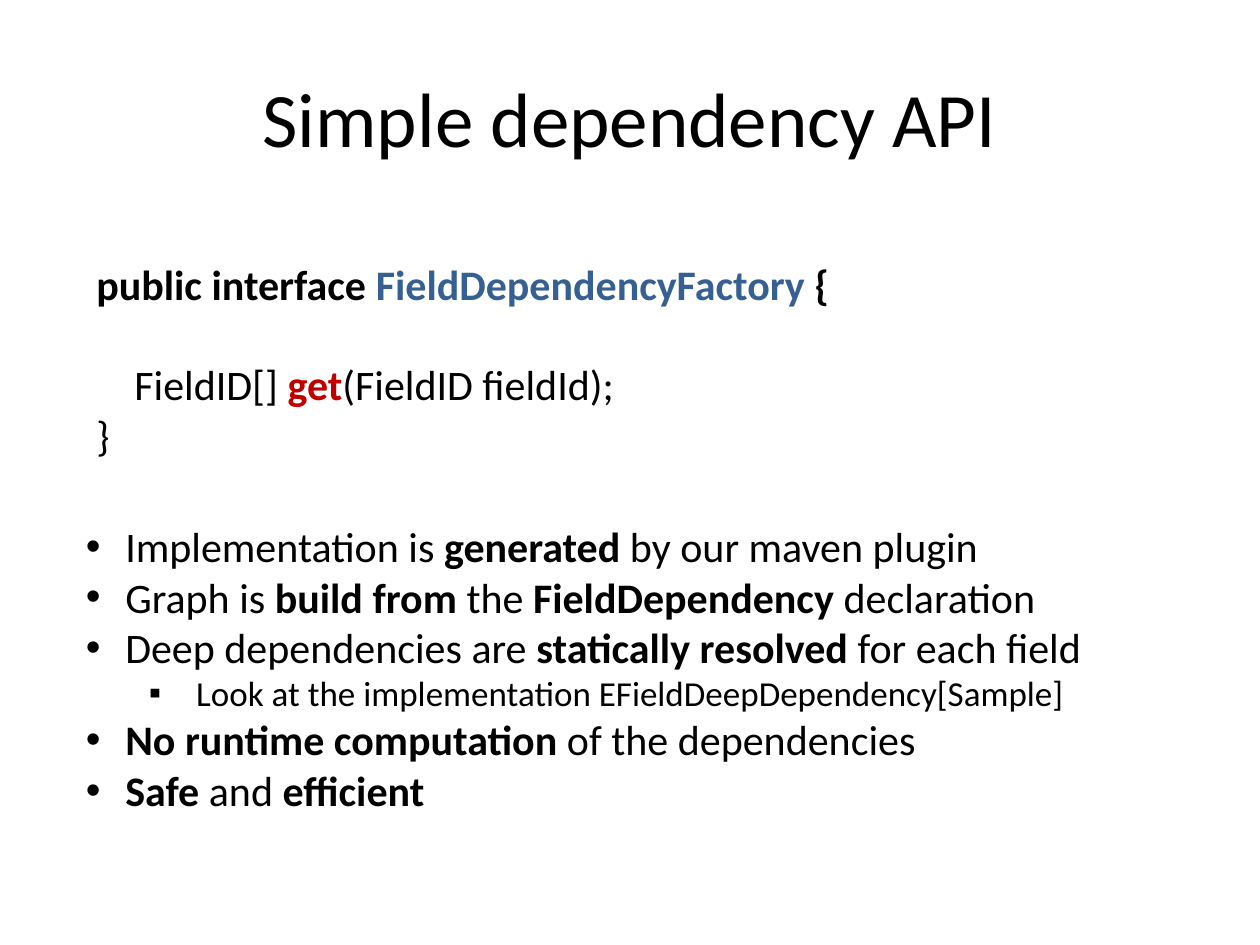
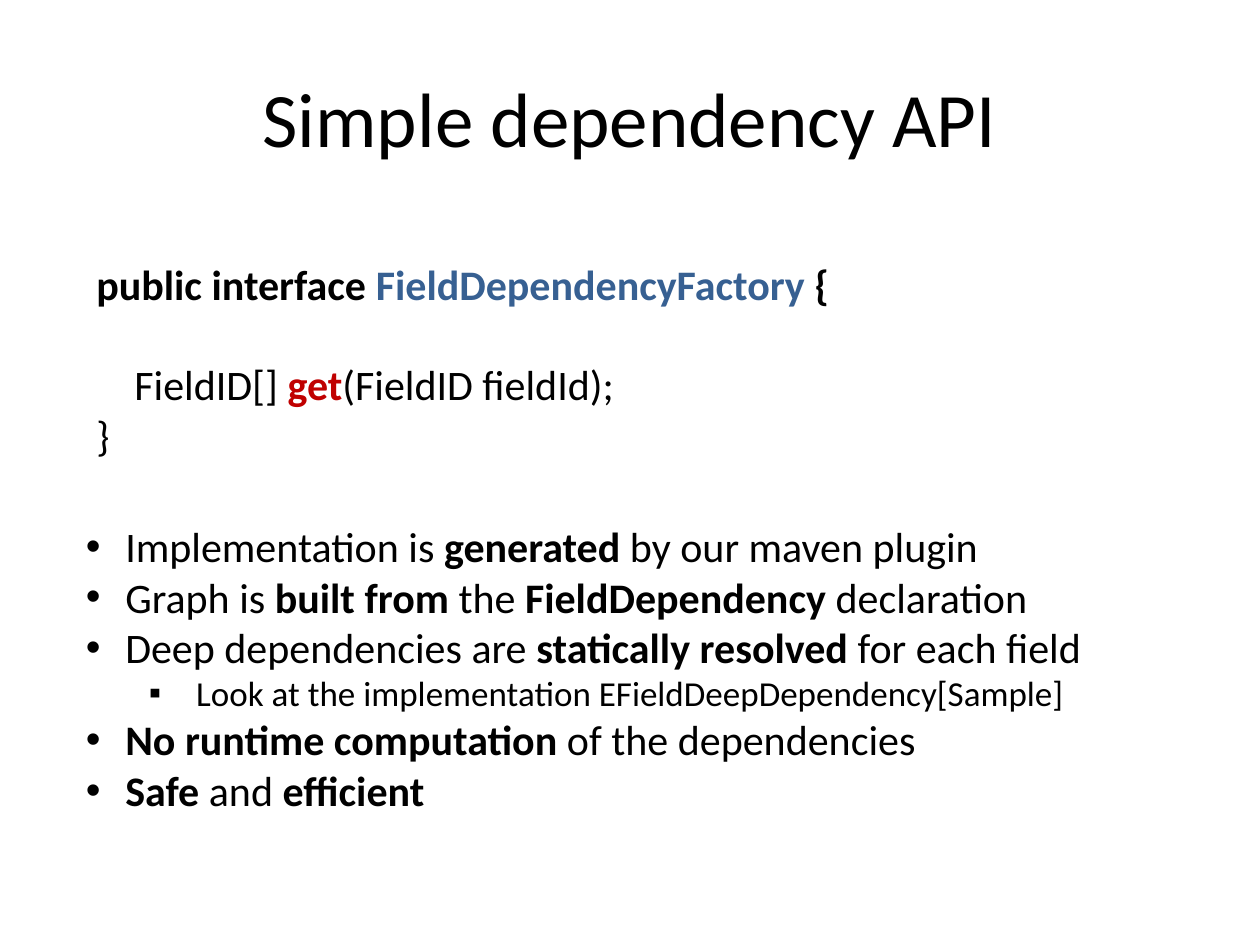
Before and after one commit to lesfurets/mdl4ui, a slide deck: slide 33 of mdl4ui-docs/mdl4ui_cg2013.pptx. Drawn at 1260x945 pixels with LibreOffice and Linux fonts; fonts in the diff are those of the drawing; background and template pictures are left out. Boxes give left, top, right and bottom in pixels: in the first picture for what was removed or moved away, otherwise in the second. Text is boxed around its words. In the diff, an @@ line names an element or a change of style, - is before the commit and + after.

Commit message:
slides update

```diff
--- a/mdl4ui-docs/mdl4ui_cg2013.pptx
+++ b/mdl4ui-docs/mdl4ui_cg2013.pptx
@@ text at box(125, 583, 1027, 620): text changed @@
-• Graph is build from the FieldDependency declaration
+• Graph is built from the FieldDependency declaration
```
Also in this commit, not shown: 1 other slide changed.
